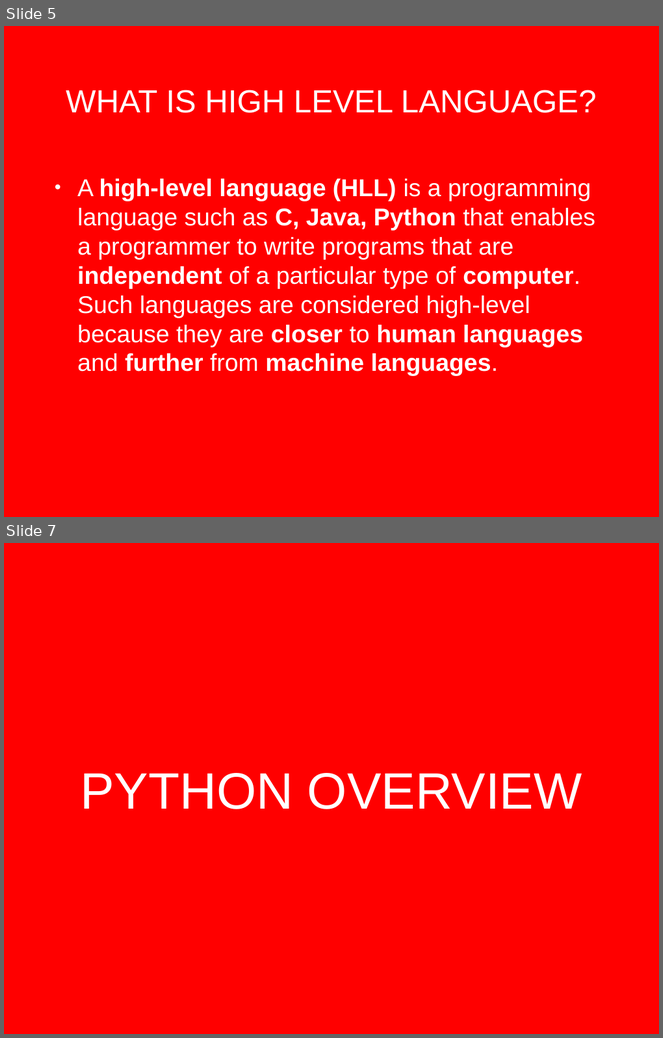
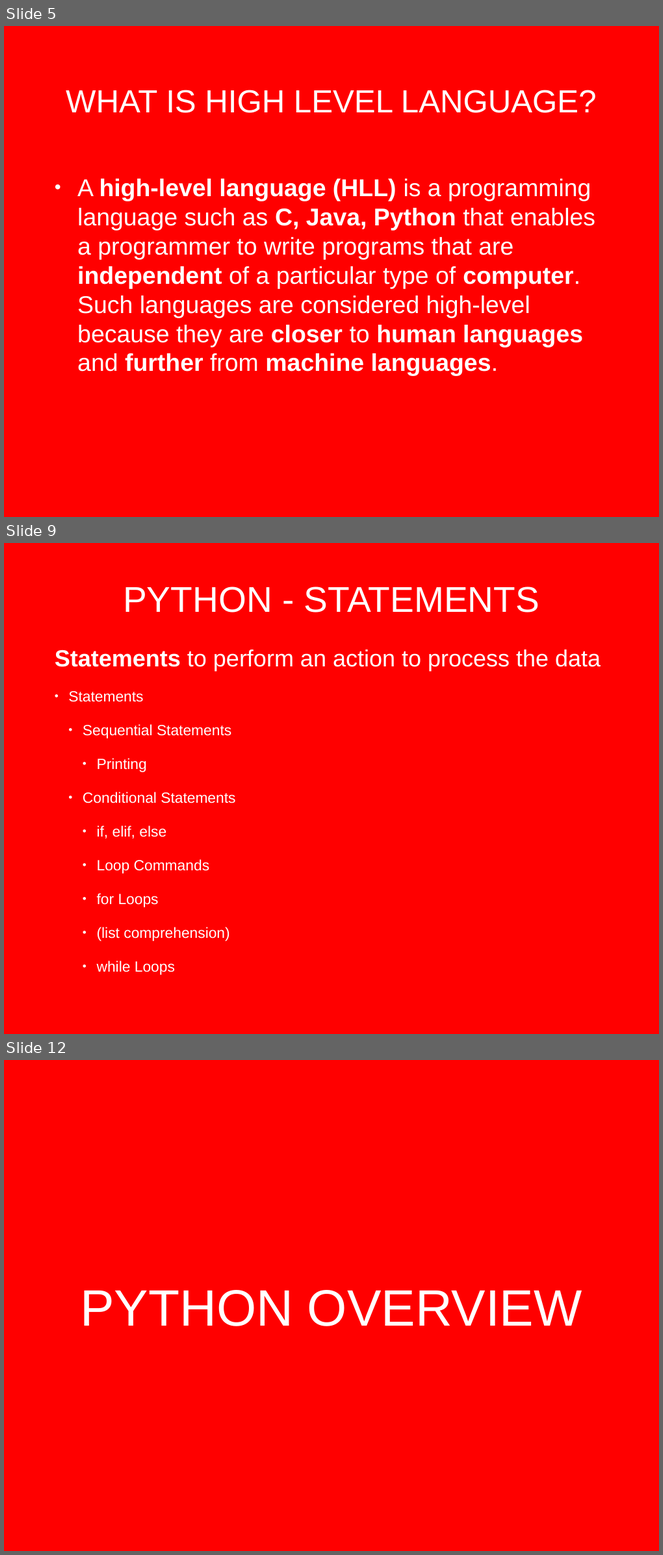
Before and after one commit to bhavanij2/python-crash-course, a slide deck: Coding_Concepts.pptx. Shown one above the other, each under a label of ours: slides 5 and 7 before the commit, slides 5, 9 and 12 after it; the slides between them are not shown. The pictures are 663x1038 and 663x1555 pixels, drawn with LibreOffice and Linux fonts; fonts in the diff are those of the drawing; background and template pictures are left out. Boxes give left, top, right and bottom in pixels: in the first picture for what was removed or moved away, otherwise in the second. Text is boxed around its words. In the diff, an @@ line names an element or a change of style, - is before the commit and + after.

```diff
--- a/Coding_Concepts.pptx
+++ b/Coding_Concepts.pptx
@@ slide 9 added at [4,543,659,1034], background picture (left out) @@
@@ title added at [123,587,540,613], 56 pt, text #FFFFFF @@
+PYTHON - STATEMENTS
@@ text added at [55,650,601,975], 23.2 pt, text #FFFFFF @@
+  Statements to perform an action to process the data
+• Statements
+  • Sequential Statements
+    • Printing
+  • Conditional Statements
+    • if, elif, else
+    • Loop Commands
+    • for Loops
+    • (list comprehension)
+    • while Loops
@@ what was slide 7 is now slide 12 @@
```
Also in this commit, not shown: 1 slide changed, 4 other slides added, 2 other files.
